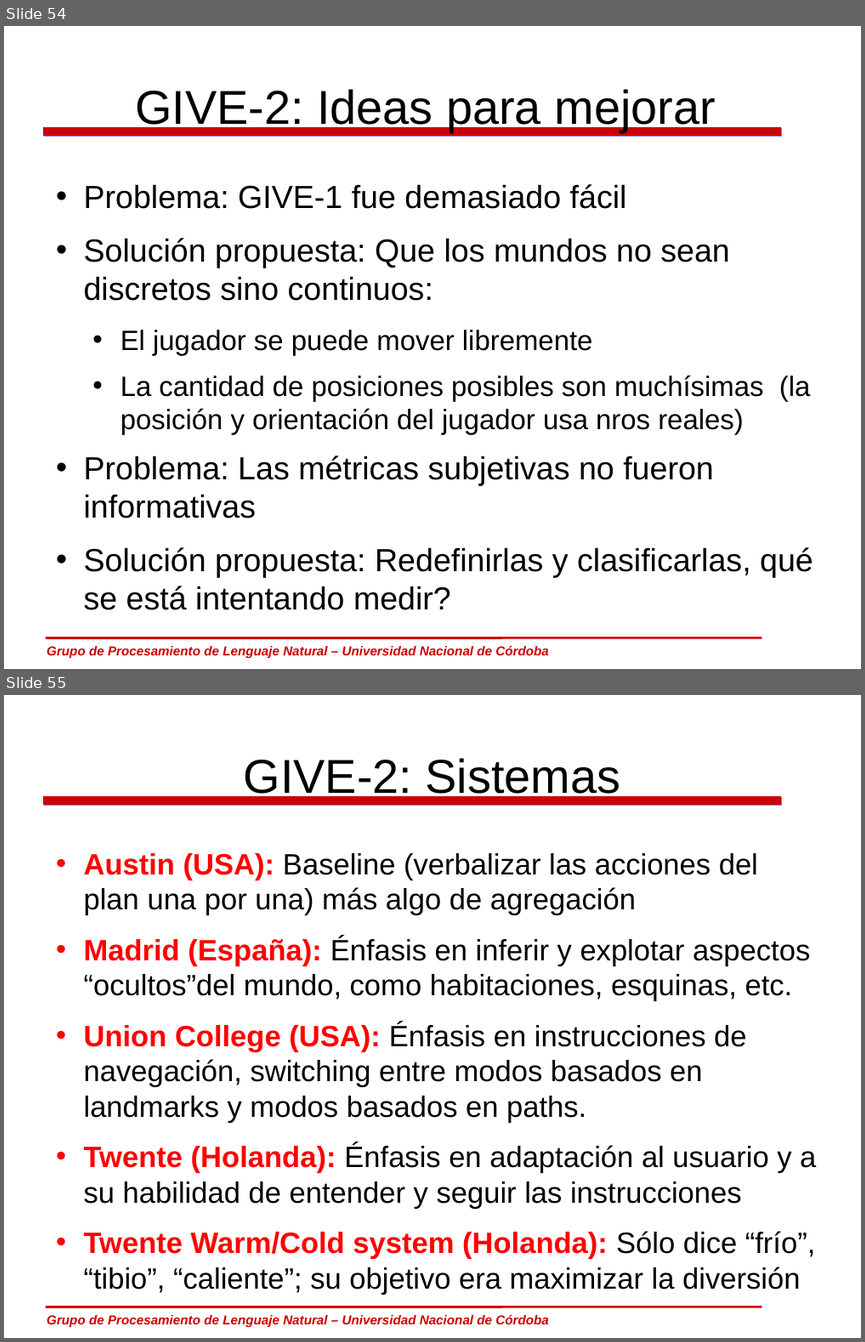
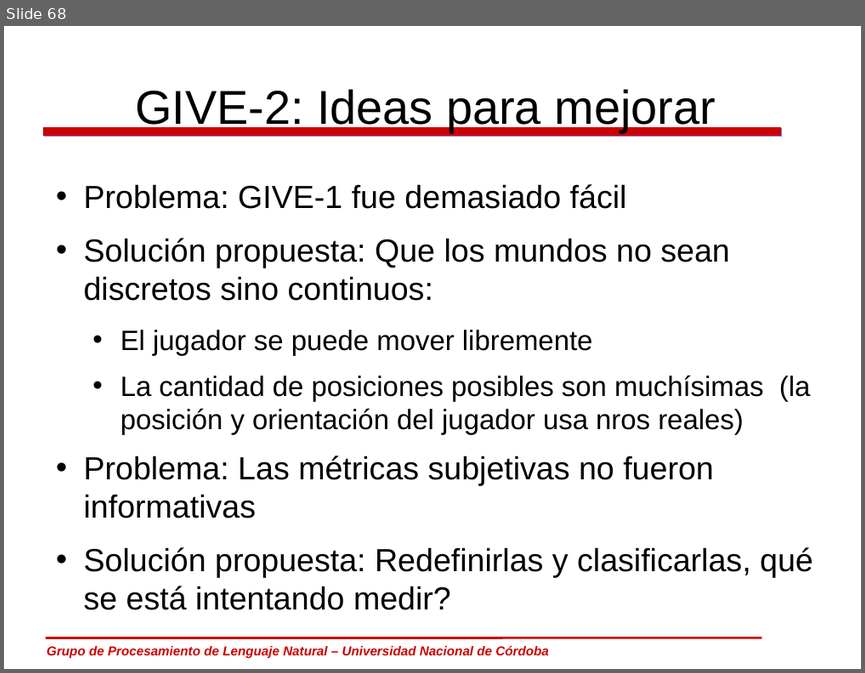
Before and after one commit to carlosareces/elic10, a slide deck: slides/dia5.odp. Shown one above the other, each under a label of ours: slides 54 and 55 before the commit, slide 68 after it. The pictures are 865x1342 and 865x673 pixels, drawn with LibreOffice and Linux fonts; fonts in the diff are those of the drawing; background and template pictures are left out. Boxes give left, top, right and bottom in pixels: in the first picture for what was removed or moved away, otherwise in the second. Text is boxed around its words. In the diff, an @@ line names an element or a change of style, - is before the commit and + after.

```diff
--- a/slides/dia5.odp
+++ b/slides/dia5.odp
@@ slide 55 removed at (x1=4, y1=695, x2=861, y2=1338), background #FFFFFF; not listed: 3 template elements that a slide beside it also shows @@
@@ title removed at (x1=244, y1=758, x2=621, y2=801) @@
-GIVE-2: Sistemas
@@ text removed at (x1=84, y1=853, x2=816, y2=1259) @@
-• Austin (USA): Baseline (verbalizar las acciones del plan una por una) más algo de agregación
-• Madrid (España): Énfasis en inferir y explotar aspectos “ocultos”del mundo, como habitaciones, esquinas, etc.
-• Union College (USA): Énfasis en instrucciones de navegación, switching entre modos basados en landmarks y modos basados en paths.
-• Twente (Holanda): Énfasis en adaptación al usuario y a su habilidad de entender y seguir las instrucciones
-• Twente Warm/Cold system (Holanda): Sólo dice “frío”, “tibio”, “caliente”; su objetivo era maximizar la diversión
@@ what was slide 54 is now slide 68 @@
```
Also in this commit, not shown: 2 slides changed, 18 slides added.
